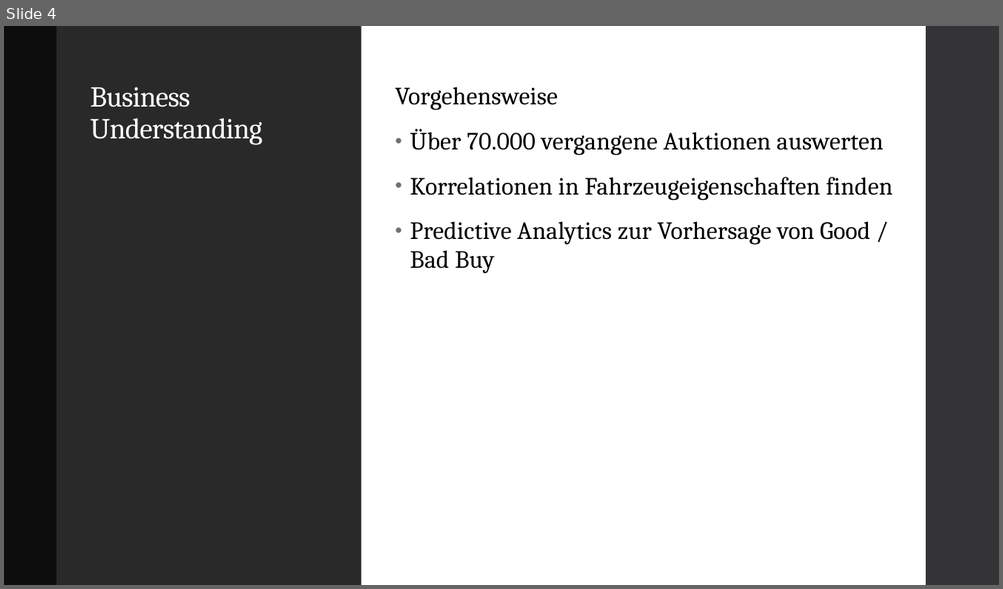
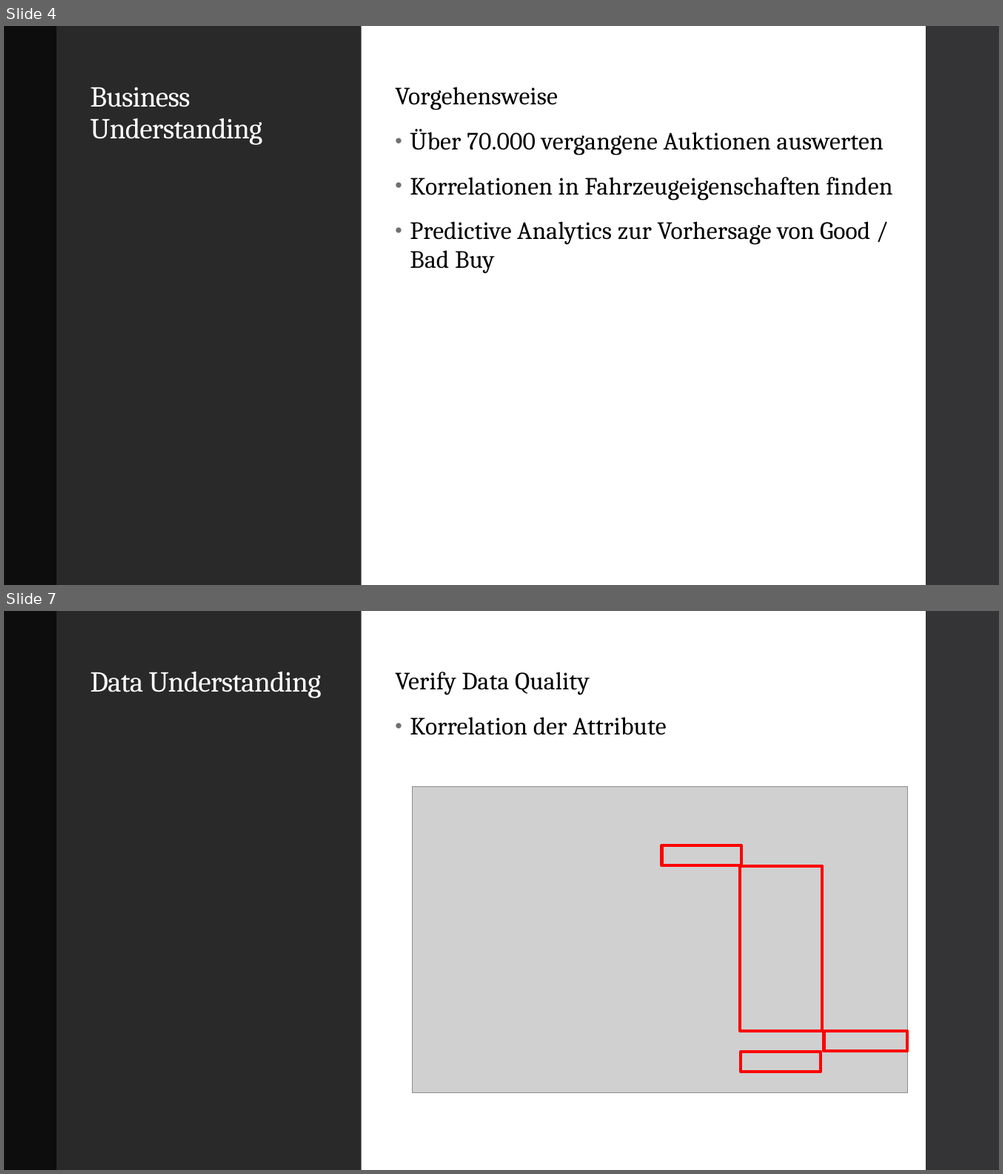
Before and after one commit to fab796/Studienarbeit, a slide deck: Don‘t Get Kicked.pptx. Shown one above the other, each under a label of ours: slide 4 before the commit, slides 4 and 7 after it; the slides between them are not shown. The pictures are 1003x589 and 1003x1174 pixels, drawn with LibreOffice and Linux fonts; fonts in the diff are those of the drawing; grey boxes stand for pictures. Boxes give left, top, right and bottom in pixels: in the first picture for what was removed or moved away, otherwise in the second. Text is boxed around its words. In the diff, an @@ line names an element or a change of style, - is before the commit and + after.

```diff
--- a/Don‘t Get Kicked.pptx
+++ b/Don‘t Get Kicked.pptx
@@ slide 7 added at (x1=4, y1=611, x2=999, y2=1170), background #FFFFFF; not listed: 1 template element that a slide beside it also shows @@
@@ rectangle added at (x1=4, y1=611, x2=57, y2=1170), fill #0D0D0D @@
@@ rectangle added at (x1=57, y1=611, x2=361, y2=1170), fill #292929 @@
@@ rectangle added at (x1=361, y1=611, x2=925, y2=1170), fill #FFFFFF @@
@@ title added at (x1=90, y1=671, x2=321, y2=698), 28 pt, text #FFFFFF @@
+Data Understanding
@@ text added at (x1=395, y1=672, x2=666, y2=735), 24 pt, text #000000 @@
+Verify Data Quality
+• Korrelation der Attribute
@@ picture added at (x1=412, y1=786, x2=907, y2=1093) @@
@@ rectangle added at (x1=661, y1=846, x2=740, y2=866), outline #FF0000 3 pt @@
@@ rectangle added at (x1=740, y1=866, x2=822, y2=1032), outline #FF0000 3 pt @@
@@ rectangle added at (x1=824, y1=1031, x2=908, y2=1051), outline #FF0000 3 pt @@
@@ rectangle added at (x1=741, y1=1052, x2=820, y2=1072), outline #FF0000 3 pt @@
```
Also in this commit, not shown: 1 slide changed, 7 other slides added, 3 slides removed.
